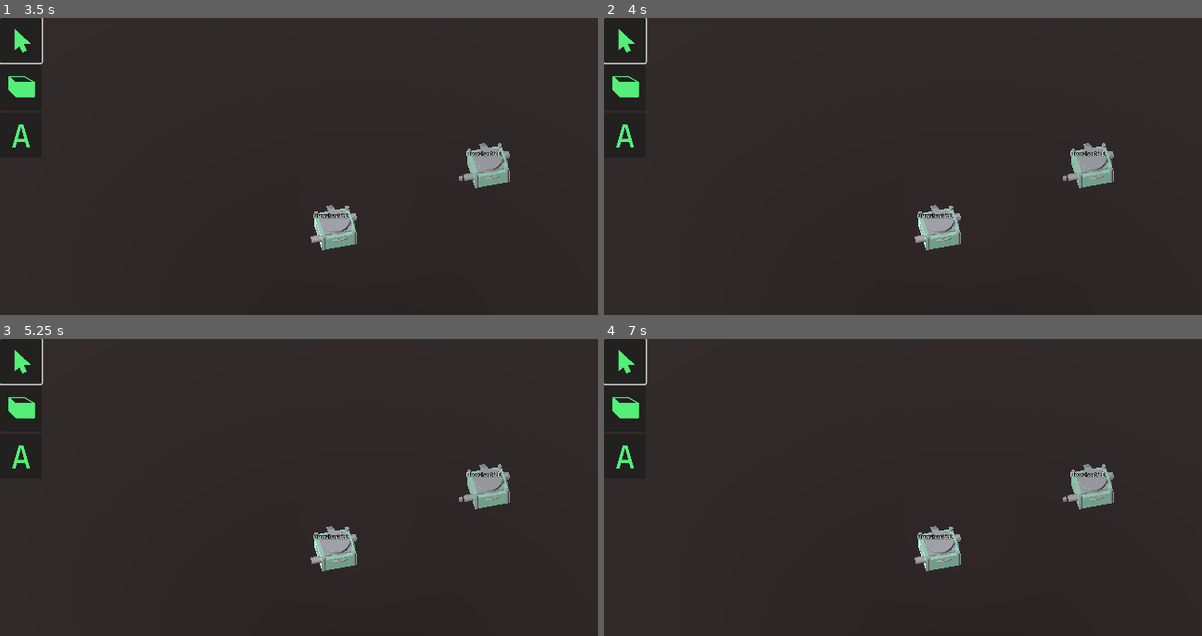
Above: before the commit, frames 1-4 (two rows, left to right).
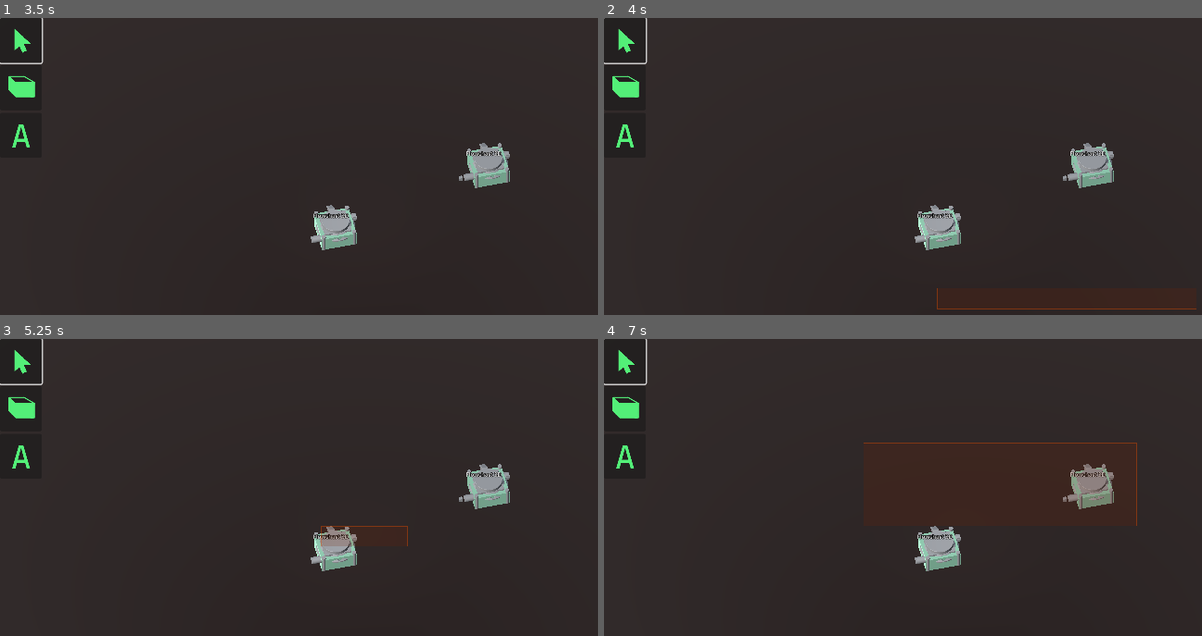
Above: after the commit, the same moments.

Repository: PranjalMaithani/flowchart-3d
Game: Godot game, scene res://Scenes/flowchart_scene.tscn
Same seed, same stepped clock (60 frames per second), same inputs: the game is played once before the commit and once after it.
Inputs (mouse positions are in pixels of both pictures, inside the frame that each line leads up to):
- Up to frame 1 (3.5 s): click (17, 41) at 0.52 s; click (17, 41) at 1.27 s; click (17, 41) at 2.02 s; tap Enter at 2.75 s; move the mouse to (334, 309) at 2.77 s; click (334, 309) at 2.85 s
- Up to frame 2 (4 s): tap Space at 3.5 s; drag from (1196, 288) to (938, 309) at 3.52 s
- Up to frame 3 (5.25 s): tap Enter at 4.25 s; move the mouse to (149, 484) at 4.27 s; tap T at 4.35 s; click (149, 484) at 4.42 s; tap Space at 5 s; drag from (406, 546) to (149, 484) at 5.02 s
- Up to frame 4 (7 s): move the mouse to (861, 442) at 5.77 s; click (861, 442) at 5.85 s; tap Enter at 6.5 s; drag from (1136, 526) to (861, 442) at 6.52 s

Frame 1 is identical in both runs. In frame 2, 0.1% of the frame differs, in the area x 55-100%, y 90-99%; in frame 3, 0.3%; in frame 4, 0.9%, in the area x 43-90%, y 34-63%.

Commit message:
selection tool box

Diff:
--- /dev/null
+++ b/Components/HUD/HUD.tscn
@@ -0,0 +1,44 @@
+[gd_scene load_steps=5 format=3 uid="uid://d351kt1s5h16o"]
+
+[ext_resource type="PackedScene" uid="uid://8gugo5myjv76" path="res://Components/Tools/SelectTool.tscn" id="1_4qq2h"]
+[ext_resource type="PackedScene" uid="uid://cwdi2sajlnasl" path="res://Components/Tools/ContainerTool.tscn" id="2_2u3m3"]
+[ext_resource type="PackedScene" uid="uid://bs77k25nidf2y" path="res://Components/Tools/TextTool.tscn" id="3_rcbq1"]
+
+[sub_resource type="StyleBoxFlat" id="StyleBoxFlat_pl1mx"]
+bg_color = Color(0.462745, 0.12549, 0, 0.192157)
+border_width_left = 1
+border_width_top = 1
+border_width_right = 1
+border_width_bottom = 1
+border_color = Color(0.823529, 0.27451, 0, 0.501961)
+
+[node name="HUD" type="Control"]
+layout_mode = 3
+anchors_preset = 15
+anchor_right = 1.0
+anchor_bottom = 1.0
+grow_horizontal = 2
+grow_vertical = 2
+mouse_filter = 2
+
+[node name="ToolsFlex" type="VBoxContainer" parent="."]
+layout_mode = 2
+offset_right = 65.0
+offset_bottom = 335.0
+
+[node name="SelectTool" parent="ToolsFlex" instance=ExtResource("1_4qq2h")]
+layout_mode = 2
+
+[node name="ContainerTool" parent="ToolsFlex" instance=ExtResource("2_2u3m3")]
+layout_mode = 2
+size_flags_vertical = 0
+
+[node name="TextTool" parent="ToolsFlex" instance=ExtResource("3_rcbq1")]
+layout_mode = 2
+
+[node name="SelectionBox" type="Panel" parent="."]
+unique_name_in_owner = true
+layout_mode = 2
+offset_right = 50.0
+offset_bottom = 50.0
+theme_override_styles/panel = SubResource("StyleBoxFlat_pl1mx")
--- a/Components/Tools/CursorTool.tscn
+++ /dev/null
@@ -1,19 +0,0 @@
-[gd_scene load_steps=3 format=3 uid="uid://8gugo5myjv76"]
-
-[ext_resource type="PackedScene" uid="uid://dx1oqd64dc0mt" path="res://Components/Tools/ToolButton.tscn" id="1_qr88k"]
-[ext_resource type="Texture2D" uid="uid://c3j22xmr1wenl" path="res://Images/Icons/cursor icon.png" id="2_ya376"]
-
-[node name="CursorTool" type="MarginContainer"]
-anchors_preset = -1
-anchor_right = 0.0546875
-anchor_bottom = 0.108025
-metadata/_edit_use_anchors_ = true
-
-[node name="ToolButton" parent="." instance=ExtResource("1_qr88k")]
-unique_name_in_owner = true
-layout_mode = 2
-
-[node name="Icon" parent="ToolButton" index="0"]
-texture = ExtResource("2_ya376")
-
-[editable path="ToolButton"]
--- /dev/null
+++ b/Components/Tools/SelectTool.tscn
@@ -0,0 +1,26 @@
+[gd_scene load_steps=5 format=3 uid="uid://8gugo5myjv76"]
+
+[ext_resource type="Script" path="res://src/tools/select_tool.gd" id="1_81rf4"]
+[ext_resource type="PackedScene" uid="uid://dx1oqd64dc0mt" path="res://Components/Tools/ToolButton.tscn" id="1_y03cj"]
+[ext_resource type="Texture2D" uid="uid://c3j22xmr1wenl" path="res://Images/Icons/cursor icon.png" id="2_4bkhw"]
+[ext_resource type="Script" path="res://src/ui/drag/drag.gd" id="4_vruls"]
+
+[node name="SelectTool" type="MarginContainer"]
+anchors_preset = -1
+anchor_right = 0.0546875
+anchor_bottom = 0.108025
+script = ExtResource("1_81rf4")
+metadata/_edit_use_anchors_ = true
+
+[node name="ToolButton" parent="." instance=ExtResource("1_y03cj")]
+unique_name_in_owner = true
+layout_mode = 2
+
+[node name="Icon" parent="ToolButton" index="0"]
+texture = ExtResource("2_4bkhw")
+
+[node name="Drag" type="Node" parent="."]
+unique_name_in_owner = true
+script = ExtResource("4_vruls")
+
+[editable path="ToolButton"]
--- a/Scenes/flowchart_scene.tscn
+++ b/Scenes/flowchart_scene.tscn
@@ -1,12 +1,10 @@
-[gd_scene load_steps=14 format=3 uid="uid://cb2r105nqmjnr"]
+[gd_scene load_steps=12 format=3 uid="uid://cb2r105nqmjnr"]
 
 [ext_resource type="Material" uid="uid://c57ycd54txcqv" path="res://Materials/floor_dark.tres" id="1_jwrac"]
 [ext_resource type="PackedScene" uid="uid://pwytv1htyylm" path="res://Components/ContainerBox/ContainerBox.tscn" id="1_nv32g"]
 [ext_resource type="PackedScene" uid="uid://b338qhshxv8rp" path="res://Components/GameManager.tscn" id="2_6gx0o"]
 [ext_resource type="PackedScene" uid="uid://vu8lwtm68c6t" path="res://Components/Camera/AppCamera.tscn" id="2_m4467"]
-[ext_resource type="PackedScene" uid="uid://cwdi2sajlnasl" path="res://Components/Tools/ContainerTool.tscn" id="5_j4oy4"]
-[ext_resource type="PackedScene" uid="uid://8gugo5myjv76" path="res://Components/Tools/CursorTool.tscn" id="5_xtub2"]
-[ext_resource type="PackedScene" uid="uid://bs77k25nidf2y" path="res://Components/Tools/TextTool.tscn" id="7_sgprb"]
+[ext_resource type="PackedScene" uid="uid://d351kt1s5h16o" path="res://Components/HUD/HUD.tscn" id="5_q4b8n"]
 
 [sub_resource type="ProceduralSkyMaterial" id="ProceduralSkyMaterial_p60a6"]
 sky_top_color = Color(0.411765, 0.482353, 0.584314, 1)
@@ -80,26 +78,5 @@
 [node name="AppCamera" parent="." instance=ExtResource("2_m4467")]
 transform = Transform3D(0.972881, 0.174685, -0.151616, 0, 0.655479, 0.755214, 0.231306, -0.734733, 0.637703, 0, 10.3716, 8.52658)
 
-[node name="UI" type="Control" parent="."]
-layout_mode = 3
-anchors_preset = 15
-anchor_right = 1.0
-anchor_bottom = 1.0
-grow_horizontal = 2
-grow_vertical = 2
-mouse_filter = 2
-
-[node name="VFlowContainer" type="VBoxContainer" parent="UI"]
-layout_mode = 2
-offset_right = 65.0
-offset_bottom = 335.0
-
-[node name="CursorTool" parent="UI/VFlowContainer" instance=ExtResource("5_xtub2")]
-layout_mode = 2
-
-[node name="ContainerTool" parent="UI/VFlowContainer" instance=ExtResource("5_j4oy4")]
-layout_mode = 2
-size_flags_vertical = 0
-
-[node name="TextTool" parent="UI/VFlowContainer" instance=ExtResource("7_sgprb")]
-layout_mode = 2
+[node name="HUD" parent="." instance=ExtResource("5_q4b8n")]
+unique_name_in_owner = true
--- /dev/null
+++ b/src/Tools/select_tool.gd
@@ -0,0 +1,40 @@
+extends Control
+
+const Drag = preload('../ui/drag/drag.gd')
+
+@onready var drag: Drag = %Drag
+var selection_box: Panel
+var app_state: AppState
+
+func _ready():
+    var hud = get_node("/root/flowchart_scene/%HUD")
+    selection_box = hud.get_node("%SelectionBox")
+    drag.initialize({ "is_2D": true, "on_stop_dragging": on_stop_dragging })
+    #TODO: remove dependency from flowchart_scene node
+    var app_manager = get_node("/root/flowchart_scene/AppManager") as AppManager
+    app_state = app_manager.state
+    selection_box.position = Vector2.ZERO
+    selection_box.size = Vector2.ZERO
+
+func _process(_delta):
+    if(app_state.active_tool != Constants.TOOL.SELECT || !drag.is_dragging || app_state.active_object):
+        return
+    drag.update_mouse_position()
+    draw_selection_box()
+
+func _input(event):
+    if(app_state.active_tool != Constants.TOOL.SELECT || app_state.active_object):
+        return
+    drag.handle_drag_input(event)
+
+func draw_selection_box():
+    var x_pos = (drag.initial_mouse_position.x - abs(drag.mouse_position_difference.x)) if drag.mouse_position_difference.x < 0 else drag.initial_mouse_position.x
+    var z_pos = (drag.initial_mouse_position.z - abs(drag.mouse_position_difference.z)) if drag.mouse_position_difference.z < 0 else drag.initial_mouse_position.z
+    var x_scale = abs(drag.mouse_position_difference.x)
+    var z_scale = abs(drag.mouse_position_difference.z)
+    selection_box.position = Vector2(x_pos, z_pos)
+    selection_box.size = Vector2(x_scale, z_scale)
+
+func on_stop_dragging():
+    selection_box.position = Vector2.ZERO
+    selection_box.size = Vector2.ZERO
--- a/src/ui/drag/drag.gd
+++ b/src/ui/drag/drag.gd
@@ -15,11 +15,15 @@
 var bind: String
 var button_index
 
+var is_2D: bool = false
+
 func initialize(properties: Dictionary):
     if(properties.has("on_stop_dragging")):
         on_stop_dragging = properties.on_stop_dragging
     if(properties.has("on_start_dragging")):
         on_start_dragging = properties.on_start_dragging
+    if(properties.has("is_2D")):
+        is_2D = properties.is_2D
     bind = properties.bind if properties.has("bind") else "mouse1"
     button_index = properties.button_index if properties.has("bind") else MOUSE_BUTTON_LEFT
 
@@ -32,7 +36,8 @@
 func update_mouse_position():
     var viewport_mouse_position = get_viewport().get_mouse_position()
     var space_state = camera.get_world_3d().direct_space_state
-    mouse_position = UIHelpers.get_floor_position_from_mouse(ground_plane, space_state, viewport_mouse_position, camera)
+    mouse_position = UIHelpers.V2toV3(viewport_mouse_position) if is_2D else \
+                     UIHelpers.get_floor_position_from_mouse(ground_plane, space_state, viewport_mouse_position, camera)
 
     if(!was_dragging && is_dragging):
         initial_mouse_position = mouse_position
--- a/src/ui/helpers.gd
+++ b/src/ui/helpers.gd
@@ -17,6 +17,9 @@
 
     return null
 
+static func V2toV3(value: Vector2) -> Vector3:
+    return Vector3(value.x, 0, value.y)
+
 static func get_is_click_outside(event: InputEventMouseButton, mouse_world_space: Vector3, area: Area3D):
     if (event is InputEventMouseButton) and event.pressed:
       var event_local = area.to_local(mouse_world_space)
